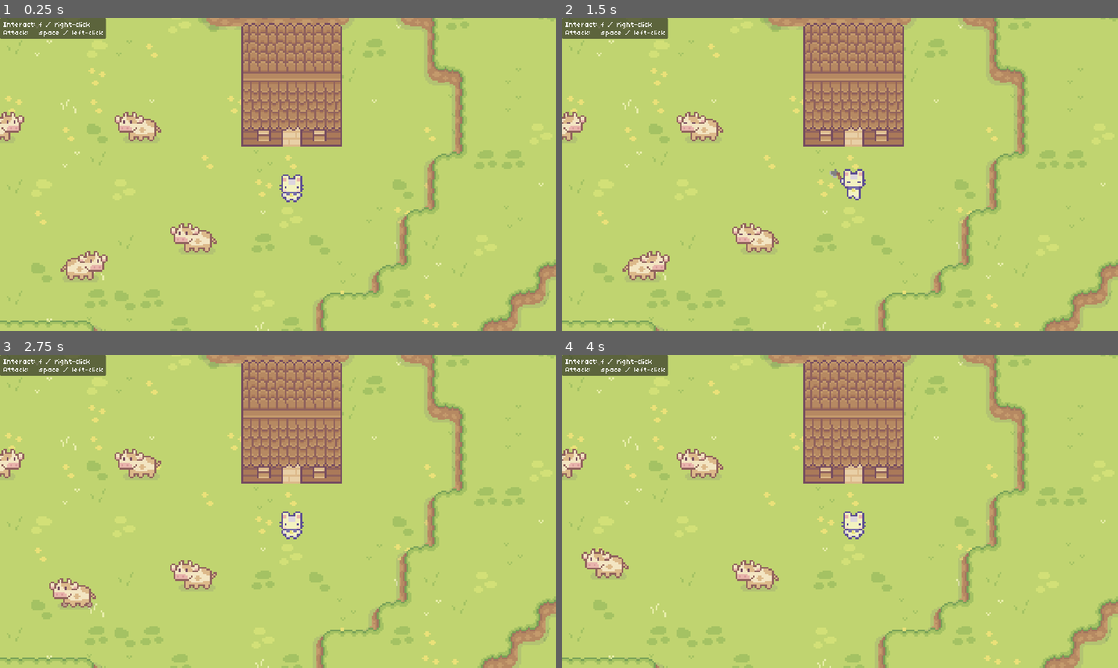
Above: before the commit, frames 1-4 (two rows, left to right).
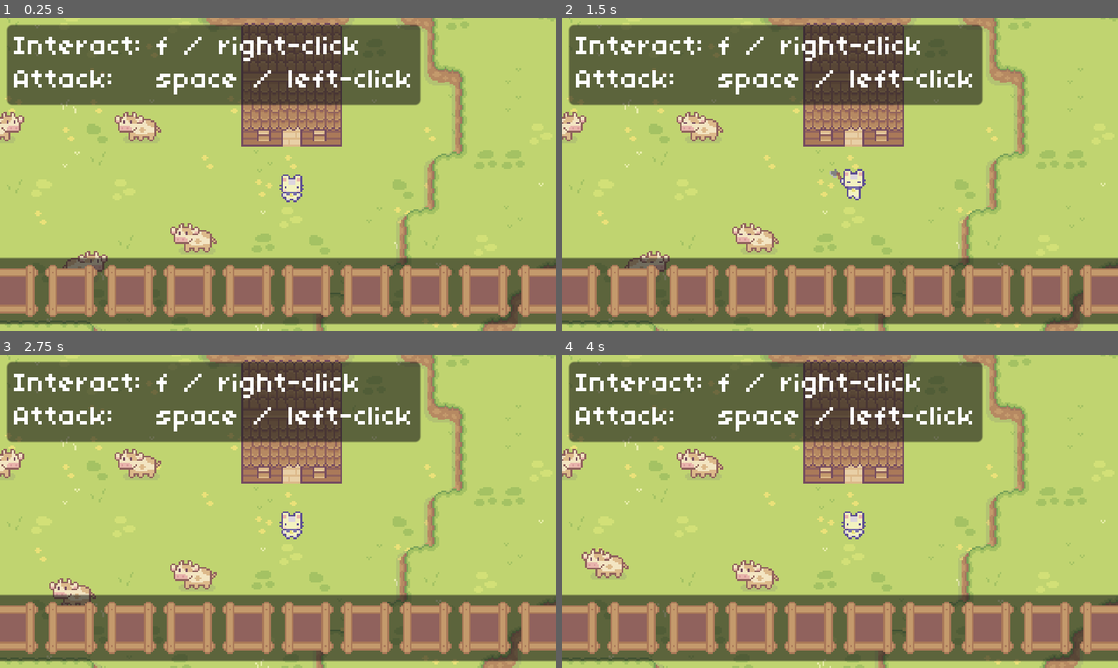
Above: after the commit, the same moments.

Repository: Boyquotes/godot-prototype-one
Game: Godot game, scene res://world/world.tscn
Two runs of this game, one before a commit and one after it. Both use one fixed random seed, a clock stepped at 60 frames per second and the inputs below.
Inputs (mouse positions are in pixels of both pictures, inside the frame that each line leads up to):
- Up to frame 1 (0.25 s): no input
- Up to frame 2 (1.5 s): click (573, 290) at 0.52 s; click (634, 290) at 1.27 s
- Up to frame 3 (2.75 s): click (127, 627) at 2.02 s
- Up to frame 4 (4 s): click (751, 627) at 2.77 s; click (812, 627) at 3.52 s

The runs differ from the first frame. In frame 1, 40% of the frame differs, in the area x 0-100%, y 0-98%; in frame 2, 40%; in frame 3, 41%; in frame 4, 41%.

Commit message:
start ui and theme

Diff:
--- /dev/null
+++ b/theme.tres
@@ -0,0 +1,10 @@
+[gd_resource type="Theme" load_steps=2 format=3 uid="uid://ucv4831igw67"]
+
+[ext_resource type="FontFile" uid="uid://b4w5k0mw7xpgq" path="res://assets/04B_03__.TTF" id="1_c6ebu"]
+
+[resource]
+default_font = ExtResource("1_c6ebu")
+MarginContainer/constants/margin_bottom = 4
+MarginContainer/constants/margin_left = 4
+MarginContainer/constants/margin_right = 4
+MarginContainer/constants/margin_top = 4
--- /dev/null
+++ b/ui/hotbar_slot.tscn
@@ -0,0 +1,11 @@
+[gd_scene load_steps=3 format=3 uid="uid://c8gh8n847gbtb"]
+
+[ext_resource type="Texture2D" uid="uid://bhhr5jepej25h" path="res://assets/Sprout Lands - UI Pack - Basic pack/Sprite sheets/Sprite sheet for Basic Pack.png" id="1_udbhu"]
+
+[sub_resource type="AtlasTexture" id="AtlasTexture_mjs6p"]
+atlas = ExtResource("1_udbhu")
+region = Rect2(201, 57, 30, 30)
+
+[node name="HotbarSlot" type="TextureButton"]
+texture_normal = SubResource("AtlasTexture_mjs6p")
+stretch_mode = 4
--- a/ui/hud.tscn
+++ b/ui/hud.tscn
@@ -1,30 +1,85 @@
 [gd_scene load_steps=3 format=3 uid="uid://bs34bs7bog7cv"]
 
-[ext_resource type="FontFile" uid="uid://b4w5k0mw7xpgq" path="res://assets/04B_03__.TTF" id="1_qfhyp"]
+[ext_resource type="Theme" uid="uid://ucv4831igw67" path="res://theme.tres" id="1_avwr7"]
+[ext_resource type="PackedScene" uid="uid://c8gh8n847gbtb" path="res://ui/hotbar_slot.tscn" id="3_lpwhr"]
 
-[sub_resource type="Theme" id="Theme_2g332"]
-default_font = ExtResource("1_qfhyp")
-
-[node name="HUD" type="Control"]
+[node name="Control" type="Control"]
 layout_mode = 3
 anchors_preset = 15
 anchor_right = 1.0
 anchor_bottom = 1.0
 grow_horizontal = 2
 grow_vertical = 2
-scale = Vector2(0.25, 0.25)
-theme = SubResource("Theme_2g332")
+theme = ExtResource("1_avwr7")
 
-[node name="Panel" type="Panel" parent="."]
-layout_mode = 0
-offset_right = 244.0
-offset_bottom = 48.0
+[node name="MarginContainer2" type="MarginContainer" parent="."]
+layout_mode = 1
+anchors_preset = 7
+anchor_left = 0.5
+anchor_top = 1.0
+anchor_right = 0.5
+anchor_bottom = 1.0
+offset_left = -176.0
+offset_top = -46.0
+offset_right = 176.0
+grow_horizontal = 2
+grow_vertical = 0
+size_flags_horizontal = 4
+size_flags_vertical = 8
 
-[node name="Label" type="Label" parent="Panel"]
-layout_mode = 0
-offset_left = 8.0
-offset_top = 8.0
-offset_right = 211.0
-offset_bottom = 60.0
+[node name="PanelContainer" type="PanelContainer" parent="MarginContainer2"]
+layout_mode = 2
+
+[node name="MarginContainer" type="MarginContainer" parent="MarginContainer2/PanelContainer"]
+layout_mode = 2
+
+[node name="HBoxContainer" type="HBoxContainer" parent="MarginContainer2/PanelContainer/MarginContainer"]
+layout_mode = 2
+
+[node name="HotbarSlot" parent="MarginContainer2/PanelContainer/MarginContainer/HBoxContainer" instance=ExtResource("3_lpwhr")]
+layout_mode = 2
+
+[node name="HotbarSlot2" parent="MarginContainer2/PanelContainer/MarginContainer/HBoxContainer" instance=ExtResource("3_lpwhr")]
+layout_mode = 2
+
+[node name="HotbarSlot3" parent="MarginContainer2/PanelContainer/MarginContainer/HBoxContainer" instance=ExtResource("3_lpwhr")]
+layout_mode = 2
+
+[node name="HotbarSlot4" parent="MarginContainer2/PanelContainer/MarginContainer/HBoxContainer" instance=ExtResource("3_lpwhr")]
+layout_mode = 2
+
+[node name="HotbarSlot5" parent="MarginContainer2/PanelContainer/MarginContainer/HBoxContainer" instance=ExtResource("3_lpwhr")]
+layout_mode = 2
+
+[node name="HotbarSlot6" parent="MarginContainer2/PanelContainer/MarginContainer/HBoxContainer" instance=ExtResource("3_lpwhr")]
+layout_mode = 2
+
+[node name="HotbarSlot7" parent="MarginContainer2/PanelContainer/MarginContainer/HBoxContainer" instance=ExtResource("3_lpwhr")]
+layout_mode = 2
+
+[node name="HotbarSlot8" parent="MarginContainer2/PanelContainer/MarginContainer/HBoxContainer" instance=ExtResource("3_lpwhr")]
+layout_mode = 2
+
+[node name="HotbarSlot9" parent="MarginContainer2/PanelContainer/MarginContainer/HBoxContainer" instance=ExtResource("3_lpwhr")]
+layout_mode = 2
+
+[node name="HotbarSlot10" parent="MarginContainer2/PanelContainer/MarginContainer/HBoxContainer" instance=ExtResource("3_lpwhr")]
+layout_mode = 2
+
+[node name="MarginContainer" type="MarginContainer" parent="."]
+layout_mode = 1
+offset_right = 246.0
+offset_bottom = 54.0
+size_flags_horizontal = 0
+size_flags_vertical = 0
+
+[node name="PanelContainer" type="PanelContainer" parent="MarginContainer"]
+layout_mode = 2
+
+[node name="MarginContainer" type="MarginContainer" parent="MarginContainer/PanelContainer"]
+layout_mode = 2
+
+[node name="Label" type="Label" parent="MarginContainer/PanelContainer/MarginContainer"]
+layout_mode = 2
 text = "Interact: f / right-click
 Attack:   space / left-click"
